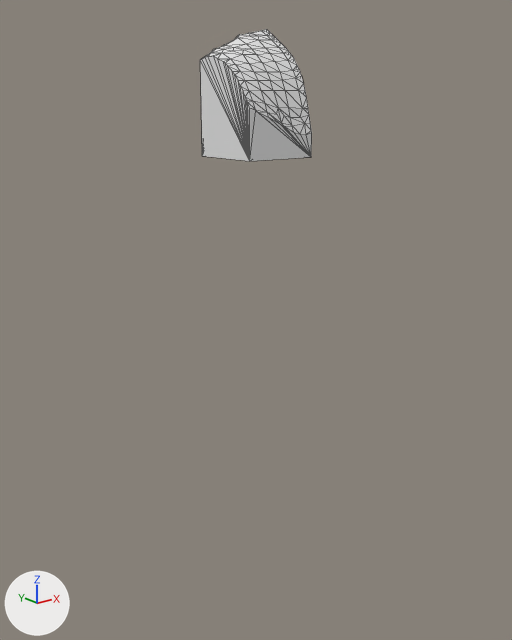
One commit to the glTF model assets/terrain/surface_pieces/surf_32_2.glb: the scene before it, then after it.
Rendered twice from a 50 mm lens placed at (23.2, 60.9, -16.4), pointed at (52.7, 97.8, -31.1). Every picture has the same lights, and +X, +Y and +Z are marked at lower left. The first picture is the older version. Mesh edges are drawn as thin lines. Where no turn or scale is listed for an object, it has been applied to the vertices.

The first picture shows 'geometry_0'.
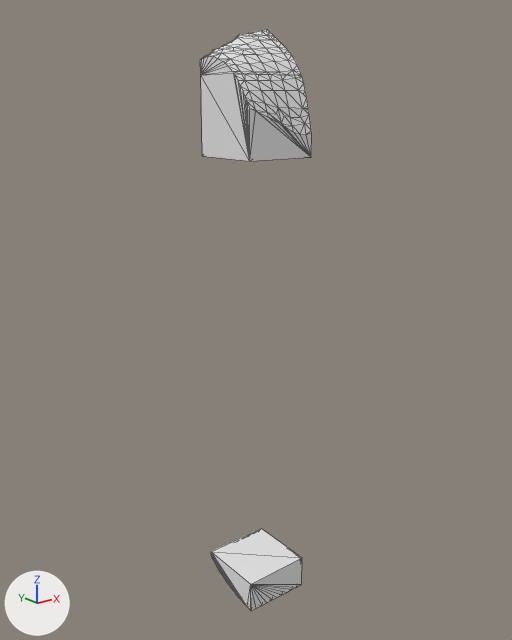
Boxes [x1, y1, x2, y2] around the edits, measured in the pictures (512 x 640 px):
'layer_8', added: after [211, 529, 302, 611]
'layer_0', unchanged, uncovered by the edit: after [200, 29, 301, 75]

What the commit changed:
Mesh me_layer_8 is new.
It has 95 vertices, 186 faces and spans x 50.0..55.0, y 95.0..100.0, z -52.42..-50.0.
Object 'layer_8' (ob_layer_8) is new; it shows me_layer_8.
Its location is (0.0, 0.0, 0.0).
